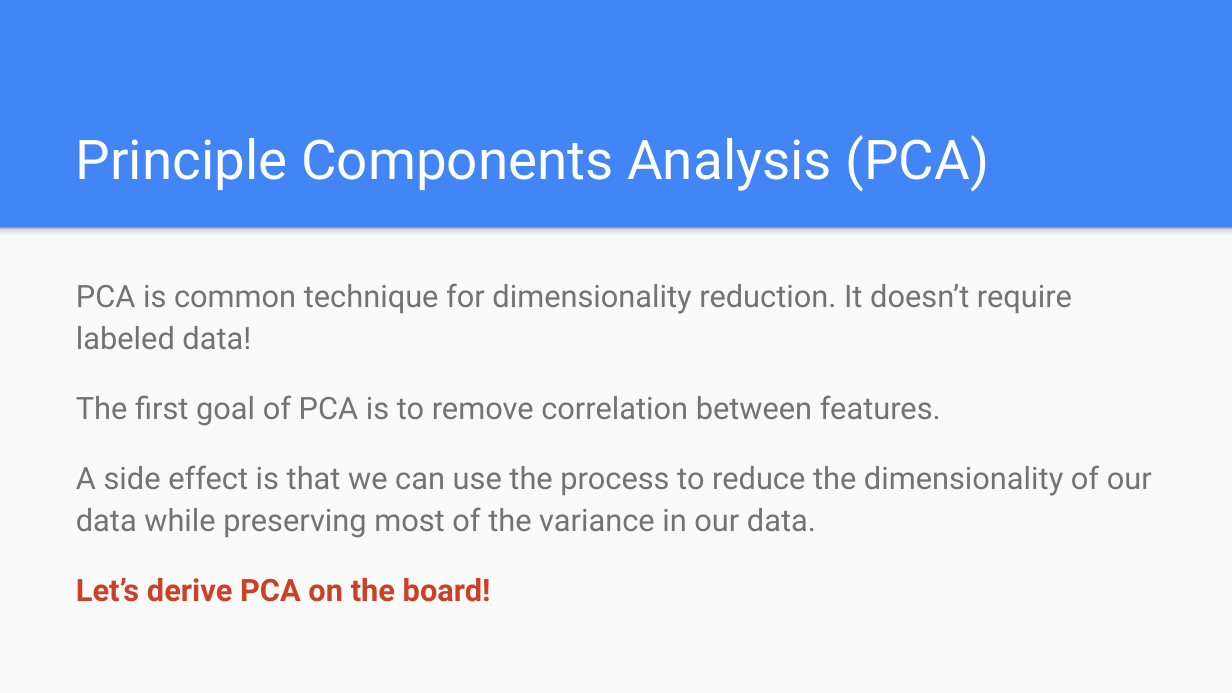
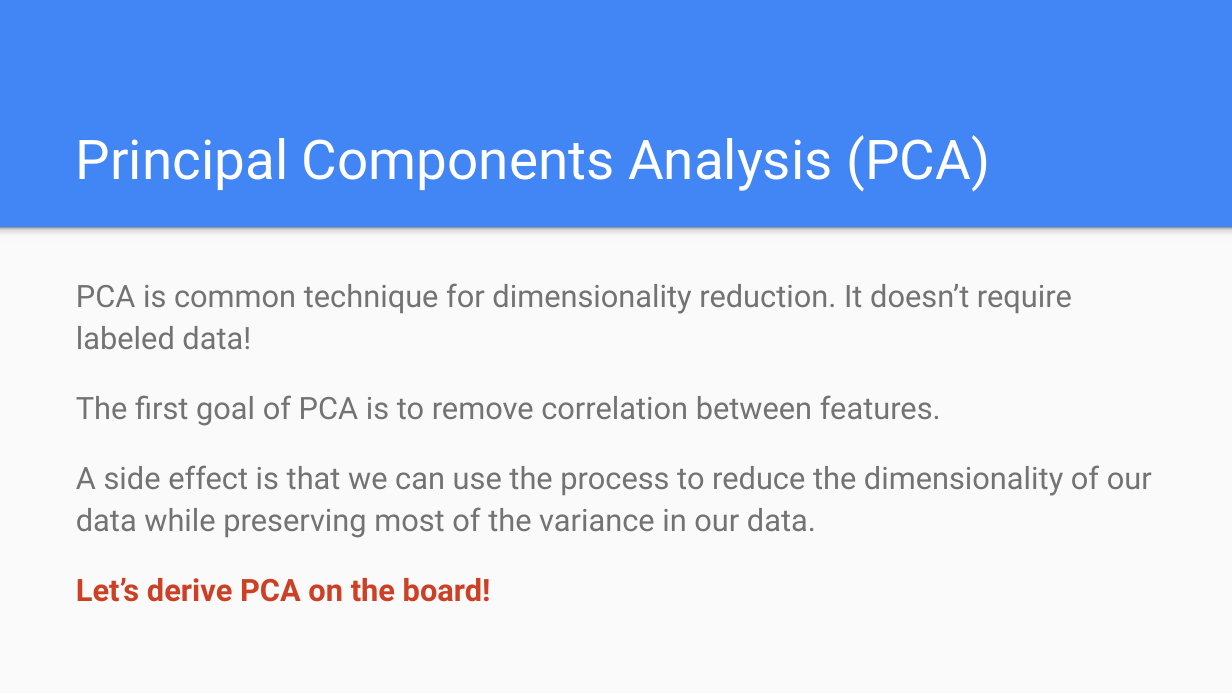
Before and after one commit to wmarshall484/DSI_LECTURES_2, a slide deck: slide 10 of dimensionality-reduction/ryan_henning/Dimensionality Reduction.pptx. Drawn at 1232x693 pixels with LibreOffice and Linux fonts; fonts in the diff are those of the drawing. Boxes give left, top, right and bottom in pixels: in the first picture for what was removed or moved away, otherwise in the second. Text is boxed around its words. In the diff, an @@ line names an element or a change of style, - is before the commit and + after.

```diff
--- a/dimensionality-reduction/ryan_henning/Dimensionality Reduction.pptx
+++ b/dimensionality-reduction/ryan_henning/Dimensionality Reduction.pptx
@@ title at <box>76,135,990,192</box>: text changed @@
-Principle Components Analysis (PCA)
+Principal Components Analysis (PCA)
```
Also in this commit, not shown: 5 other slides changed, 1 slide added, 1 other file.
